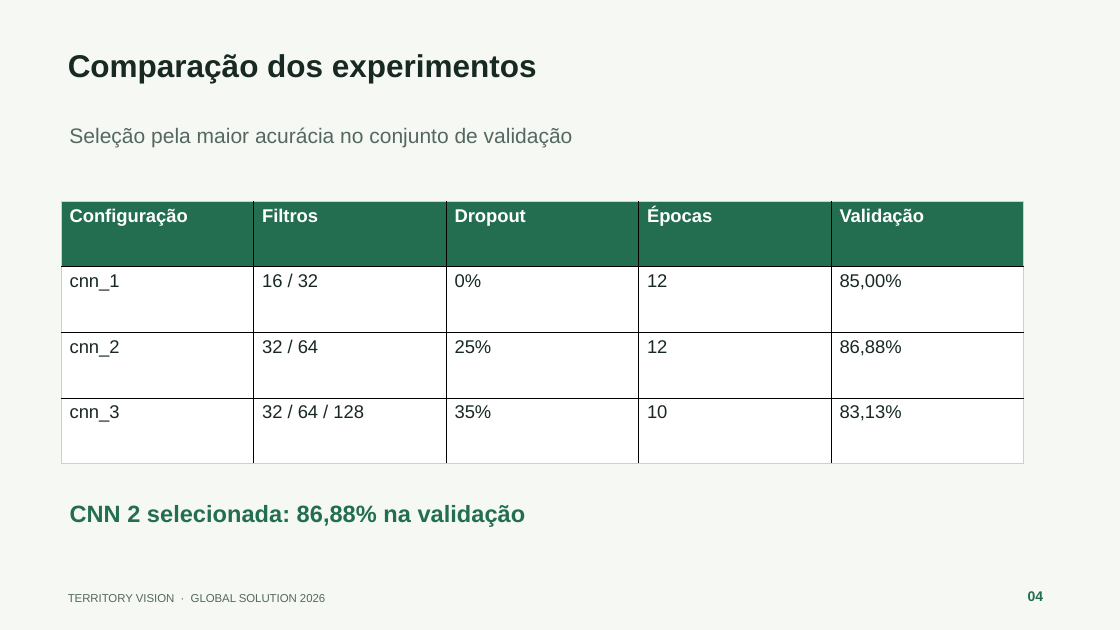
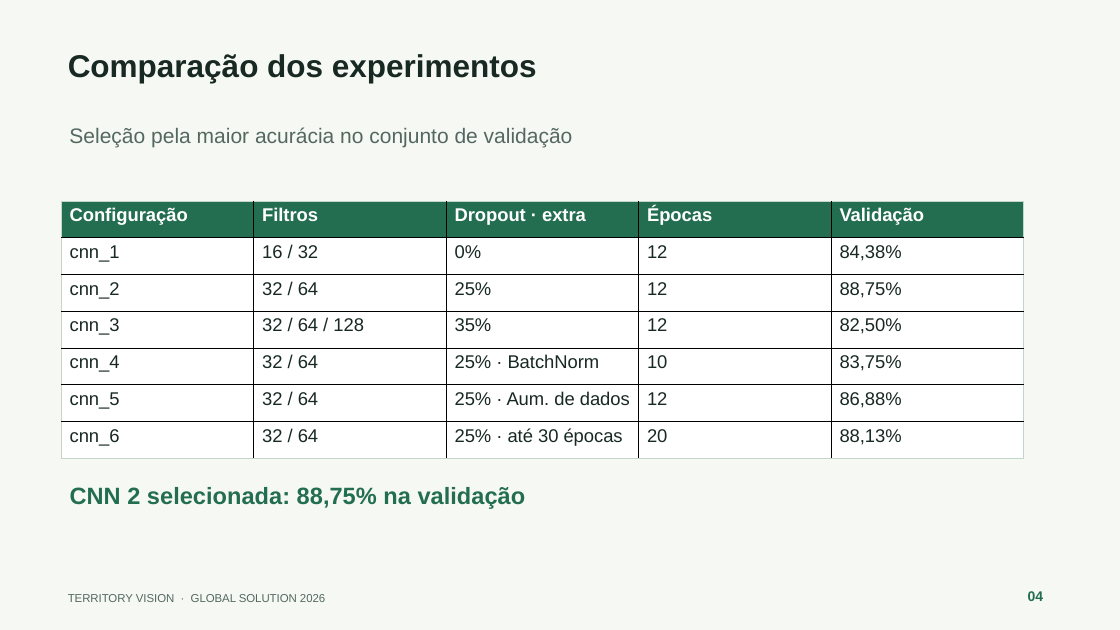
Before and after one commit to JoaoVictorAAbreu-Dev/gs-2026-cnn, a slide deck: slide 4 of docs/Territory_Vision_Apresentacao_Final.pptx. Drawn at 1120x630 pixels with LibreOffice and Linux fonts; fonts in the diff are those of the drawing. Boxes give left, top, right and bottom in pixels: in the first picture for what was removed or moved away, otherwise in the second. Text is boxed around its words. In the diff, an @@ line names an element or a change of style, - is before the commit and + after.

```diff
--- a/docs/Territory_Vision_Apresentacao_Final.pptx
+++ b/docs/Territory_Vision_Apresentacao_Final.pptx
@@ table at bbox=[61, 202, 1023, 459] @@
-row 1: Configuração | Filtros | Dropout | Épocas | Validação
-row 2: cnn_1 | 16 / 32 | 0% | 12 | 85,00%
-row 3: cnn_2 | 32 / 64 | 25% | 12 | 86,88%
-row 4: cnn_3 | 32 / 64 / 128 | 35% | 10 | 83,13%
+row 1: Configuração | Filtros | Dropout · extra | Épocas | Validação
+row 2: cnn_1 | 16 / 32 | 0% | 12 | 84,38%
+row 3: cnn_2 | 32 / 64 | 25% | 12 | 88,75%
+row 4: cnn_3 | 32 / 64 / 128 | 35% | 12 | 82,50%
+row 5: cnn_4 | 32 / 64 | 25% · BatchNorm | 10 | 83,75%
+row 6: cnn_5 | 32 / 64 | 25% · Aum. de dados | 12 | 86,88%
+row 7: cnn_6 | 32 / 64 | 25% · até 30 épocas | 20 | 88,13%
@@ text at bbox=[70, 487, 526, 509]: text changed @@
-CNN 2 selecionada: 86,88% na validação
+CNN 2 selecionada: 88,75% na validação
```
Also in this commit, not shown: 6 other slides changed, 12 other files.
